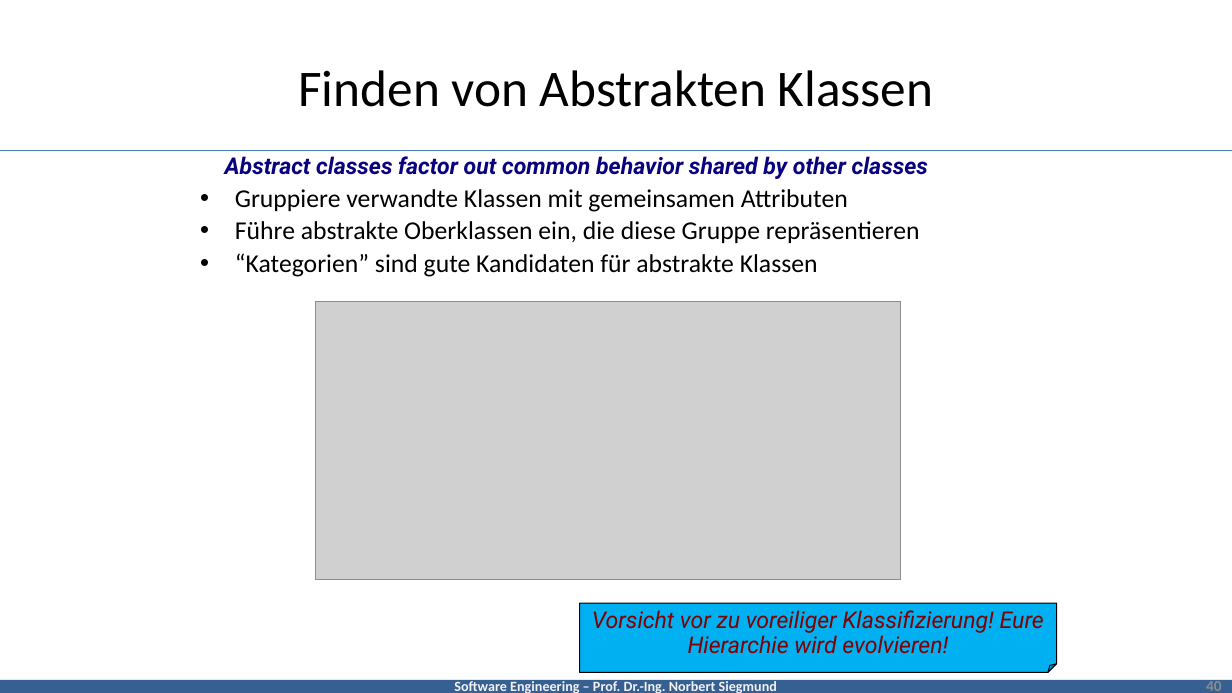
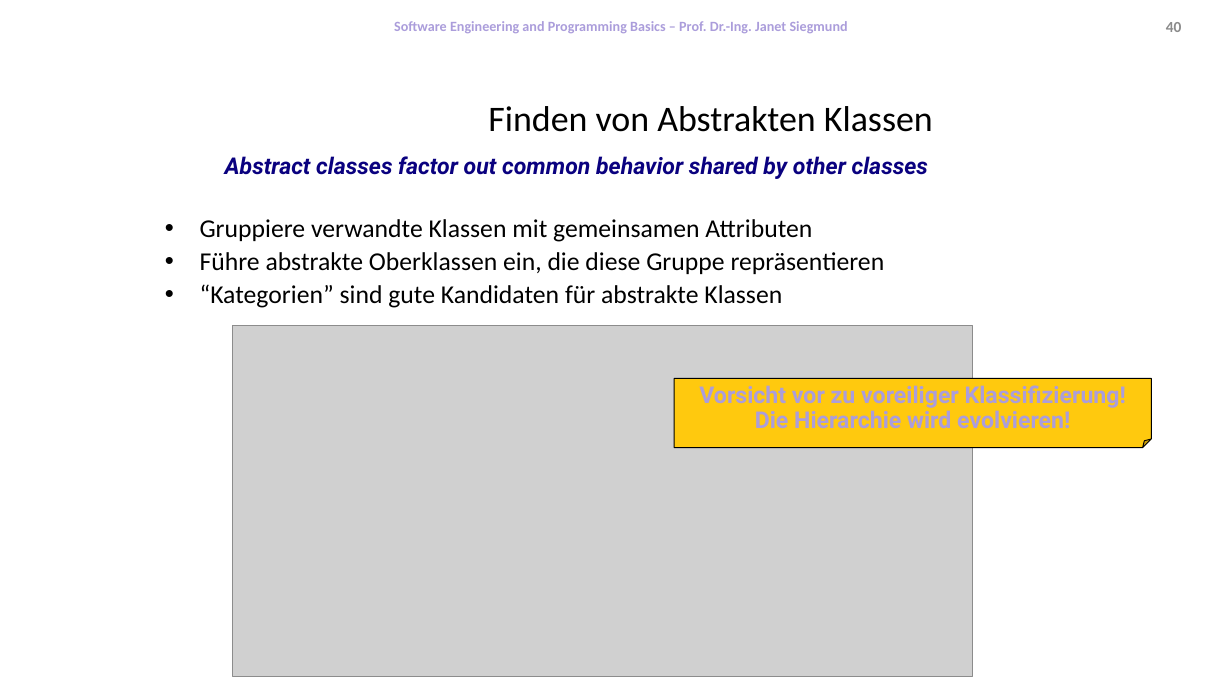
Before and after one commit to feigensp/lehre, a slide deck: slide 40 of se/slides/03_ResponseabilityDrivenDesign.pptx. Drawn at 1232x693 pixels with LibreOffice and Linux fonts; fonts in the diff are those of the drawing; grey boxes stand for pictures; background and template pictures are left out. Boxes give left, top, right and bottom in pixels: in the first picture for what was removed or moved away, otherwise in the second. Text is boxed around its words. In the diff, an @@ line names an element or a change of style, - is before the commit and + after.

Commit message:
Finished Responsibility Driven Design

```diff
--- a/se/slides/03_ResponseabilityDrivenDesign.pptx
+++ b/se/slides/03_ResponseabilityDrivenDesign.pptx
@@ text added at [394,21,848,33], 11 pt, text #AB9DDB, bold @@
+Software Engineering and Programming Basics – Prof. Dr.-Ing. Janet Siegmund
@@ page number: place and size @@
-page number at [1206,678,1222,691]
+page number at [1166,22,1182,32]
@@ title "Finden von Abstrakten Klassen": place and size @@
-title "Finden von Abstrakten Klassen" at [298,70,933,107]
+title "Finden von Abstrakten Klassen" at [488,106,933,132]
@@ title "Finden von Abstrakten Klassen" at [488,106,933,132]: size 40 to 28 pt @@
@@ line removed from (0, 150) to (1232, 150) @@
@@ text "Gruppiere verwandte Klassen mit gemeinsamen ...": place and size @@
-text "Gruppiere verwandte Klassen mit gemeinsamen ..." at [235,189,920,277]
+text "Gruppiere verwandte Klassen mit gemeinsamen ..." at [200,219,885,308]
@@ picture: place and size @@
-picture at [316,301,901,579]
+picture at [233,325,972,677]
@@ folded corner "Vorsicht vor zu voreiliger Klassifizierung! ...": place and size @@
-folded corner "Vorsicht vor zu voreiliger Klassifizierung! ..." at [579,604,1056,673]
+folded corner "Vorsicht vor zu voreiliger Klassifizierung! ..." at [675,378,1152,447]
@@ folded corner "Vorsicht vor zu voreiliger Klassifizierung! ..." at [675,378,1152,447]: fill #00B0F0 to #FFC90E @@
@@ text in folded corner at [699,385,1126,428]: text changed; text colour #7F0101 to #AB9DDB; bold on; italic off @@
-Vorsicht vor zu voreiliger Klassifizierung! Eure Hierarchie wird evolvieren!
+Vorsicht vor zu voreiliger Klassifizierung! Die Hierarchie wird evolvieren!
@@ rectangle removed at [0,680,1232,693] @@
-Software Engineering – Prof. Dr.-Ing. Norbert Siegmund
```
Also in this commit, not shown: 17 other slides changed.
